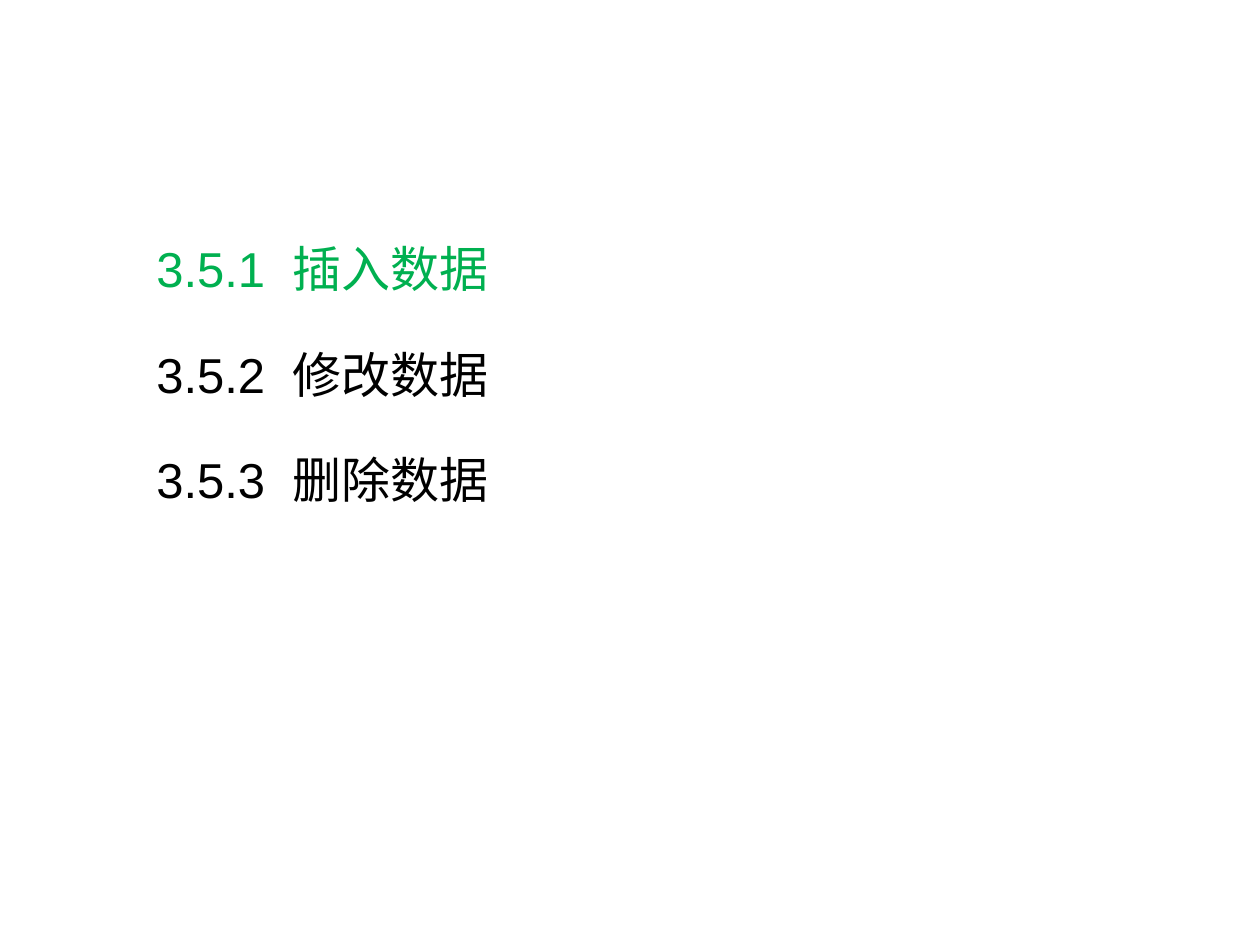
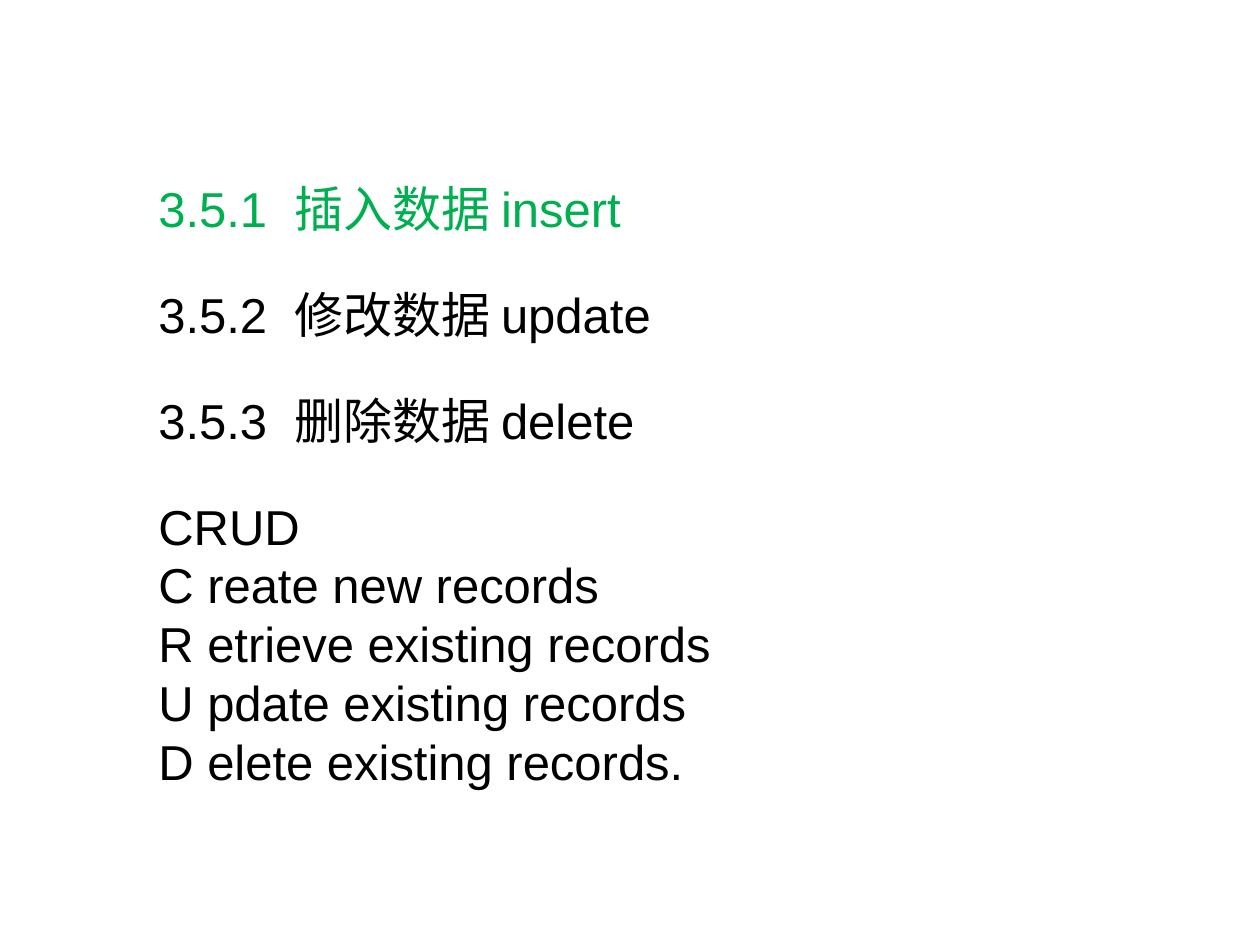
Before and after one commit to HBU/DataBase, a slide deck: slide 3 of PPT/PPT2020/DB第03章（3）-2020.pptx. Drawn at 1260x945 pixels with LibreOffice and Linux fonts; fonts in the diff are those of the drawing; background and template pictures are left out. Boxes give left, top, right and bottom in pixels: in the first picture for what was removed or moved away, otherwise in the second. Text is boxed around its words. In the diff, an @@ line names an element or a change of style, - is before the commit and + after.

```diff
--- a/PPT/PPT2020/DB第03章（3）-2020.pptx
+++ b/PPT/PPT2020/DB第03章（3）-2020.pptx
@@ text at (158, 185, 710, 790): text changed; bold off @@
-3.5.1 插入数据
-3.5.2 修改数据
-3.5.3 删除数据
+3.5.1 插入数据 insert
+3.5.2 修改数据 update
+3.5.3 删除数据 delete
+CRUD
+C reate new records
+R etrieve existing records
+U pdate existing records
+D elete existing records.
```
Also in this commit, not shown: 9 other files.
